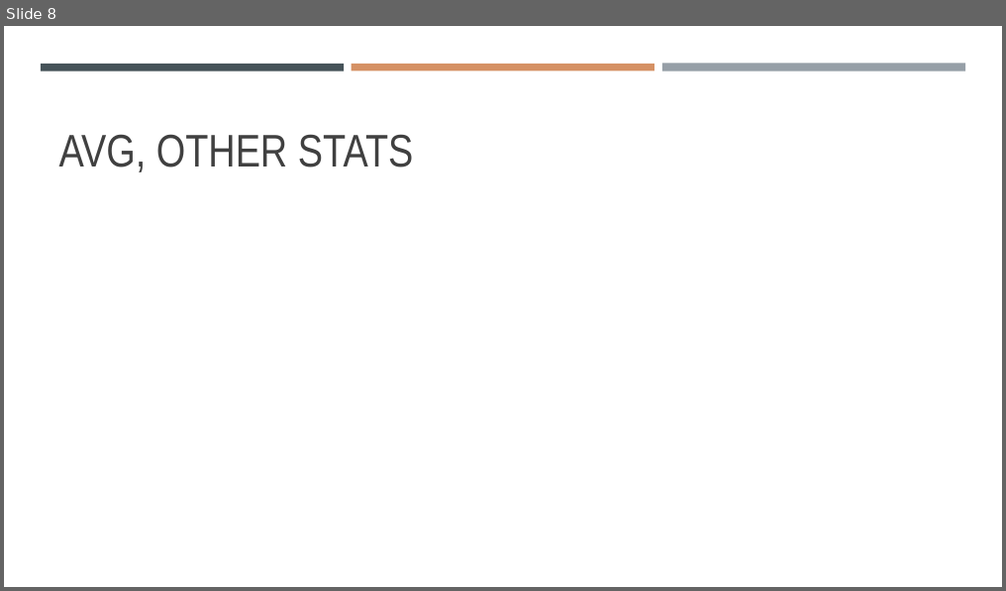
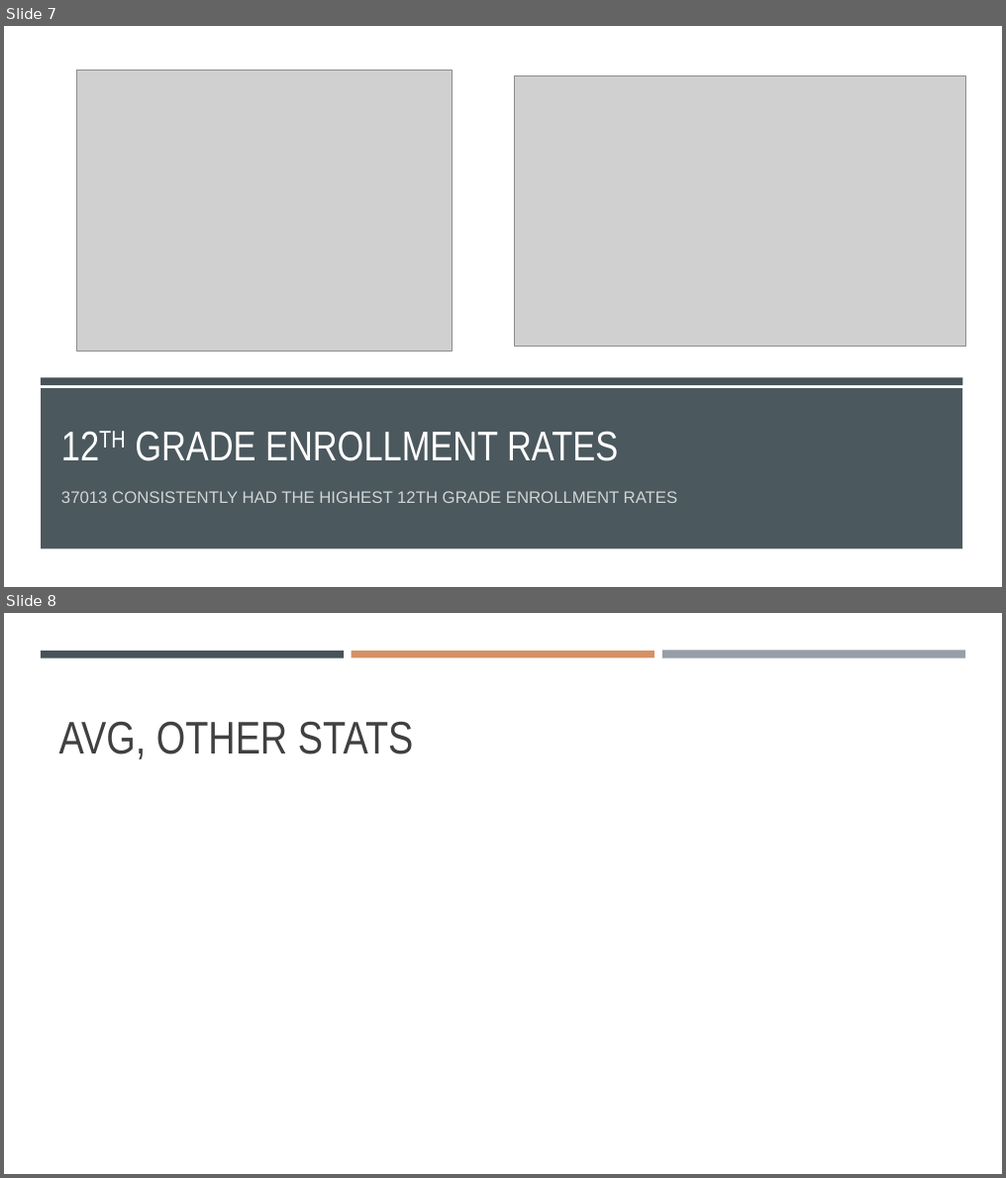
Before and after one commit to ericahen/capstone-da12, a slide deck: presentation/presentation.pptx. Shown one above the other, each under a label of ours: slide 8 before the commit, slides 7 and 8 after it. The pictures are 1006x591 and 1006x1178 pixels, drawn with LibreOffice and Linux fonts; fonts in the diff are those of the drawing; grey boxes stand for pictures. Boxes give left, top, right and bottom in pixels: in the first picture for what was removed or moved away, otherwise in the second. Text is boxed around its words. In the diff, an @@ line names an element or a change of style, - is before the commit and + after.

```diff
--- a/presentation/presentation.pptx
+++ b/presentation/presentation.pptx
@@ slide 7 added at [4, 26, 1002, 587], background #FFFFFF @@
@@ rectangle added at [4, 26, 1002, 587], fill #FFFFFF @@
@@ picture added at [76, 71, 451, 352] @@
@@ picture added at [515, 76, 966, 347] @@
@@ rectangle added at [41, 377, 963, 385], fill #465359 @@
@@ rectangle added at [41, 388, 962, 550], fill #465359 at 97% opacity @@
@@ title added at [135, 431, 618, 462], 40 pt, text #FFFFFF @@
+12TH GRADE ENROLLMENT RATES
@@ text added at [61, 491, 678, 503], 16 pt, text #FFFFFF at 75% opacity @@
+37013 CONSISTENTLY HAD THE HIGHEST 12TH GRADE ENROLLMENT RATES
```
Also in this commit, not shown: 5 slides changed, 5 other slides added, 7 slides removed.
